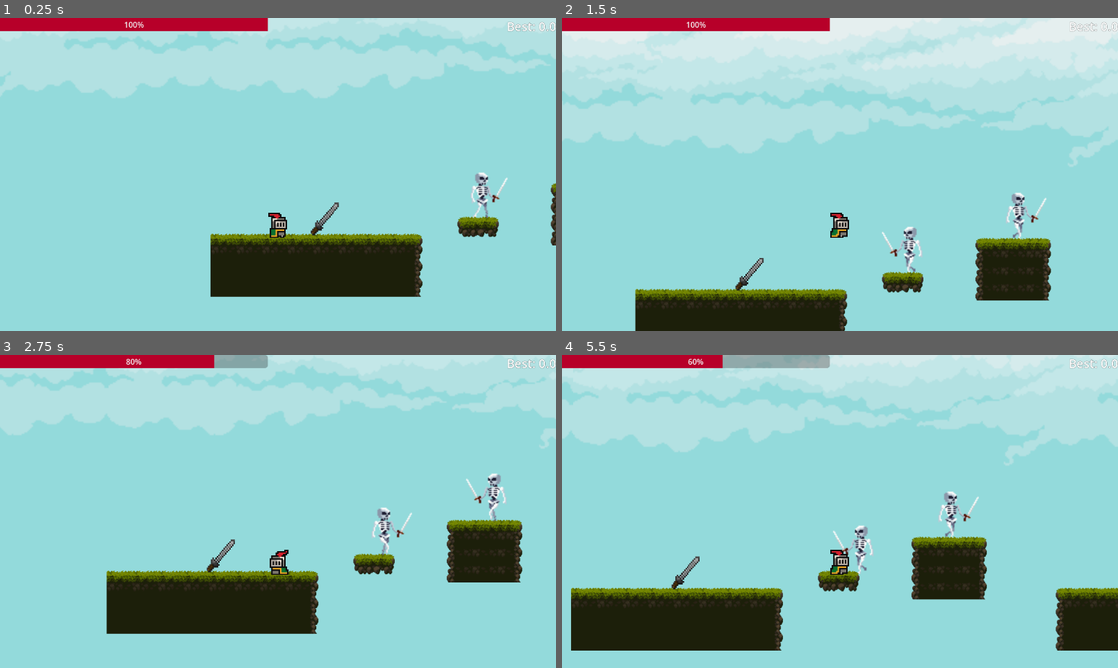
Above: before the commit, frames 1-4 (two rows, left to right).
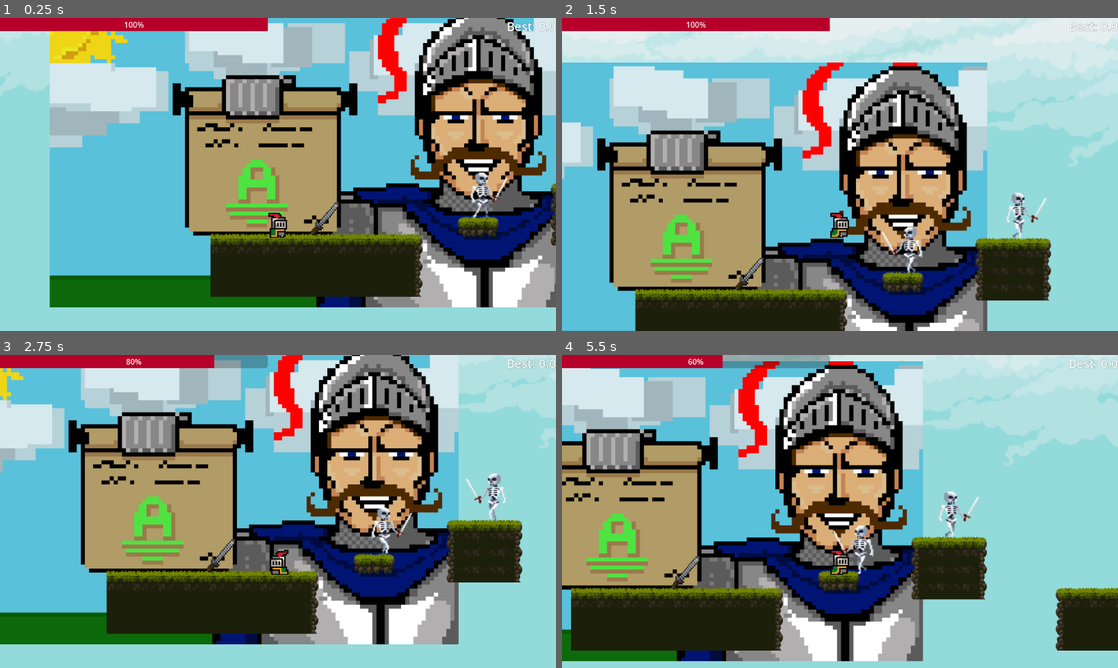
Above: after the commit, the same moments.

Repository: evanta/2D_Game_Design
Game: Godot game, scene res://Levels/SwordLevels/SwordLevel2.tscn
Two runs of this game, one before a commit and one after it. Both use one fixed random seed, a clock stepped at 60 frames per second and the inputs below. This scene is started directly instead of the project's main scene.
Inputs:
- Up to frame 1 (0.25 s): no input
- Up to frame 2 (1.5 s): tap Enter (attack) at 0.5 s; hold Enter (attack) 0.53-1.28 s; hold D (moveRight) from 0.53 s (still down); tap W (jump) at 0.77 s; tap E (interact) at 1.35 s
- Up to frame 3 (2.75 s): tap W (jump) at 1.52 s; release D (moveRight) at 2.03 s; hold A (moveLeft) from 2.03 s (still down); hold Enter (attack) from 2.03 s (still down)
- Up to frame 4 (5.5 s): release A (moveLeft) at 2.78 s; release Enter (attack) at 2.78 s; hold D (moveRight) 2.78-4.28 s; tap E (interact) at 2.85, 4.35 s; tap W (jump) at 3.02, 3.77, 4.52 s; hold Enter (attack) 3.53-4.28 s; hold A (moveLeft) 4.28-5.03 s; hold D (moveRight) from 5.03 s (still down); hold Enter (attack) from 5.03 s (still down)

The runs differ from the first frame. In frame 1, 72% of the frame differs, in the area x 8-100%, y 0-93%; in frame 2, 57%; in frame 3, 64%; in frame 4, 51%.

Commit message:
Replaced the previous grade screens with better png's
the previous ones were too small and became blurry when put into a scene

Diff:
--- a/2dGameDesignProject/Levels/SwordLevels/SwordLevel2.tscn
+++ b/2dGameDesignProject/Levels/SwordLevels/SwordLevel2.tscn
@@ -1,6 +1,7 @@
 [gd_scene format=4 uid="uid://5jgr42dha4nl"]
 
 [ext_resource type="Texture2D" uid="uid://vf8nfm2nxewd" path="res://Assets/Legacy-Fantasy - High Forest 2.3/Background/Background.png" id="1_5owkm"]
+[ext_resource type="Texture2D" uid="uid://bcfkkqejw0loi" path="res://Assets/Grade Screens/GradeA.png" id="2_fosa6"]
 [ext_resource type="PackedScene" uid="uid://ka36vvotev3b" path="res://Enemies/skeleton_enemy.tscn" id="2_wx02h"]
 [ext_resource type="Texture2D" uid="uid://b2uaxiig5taa8" path="res://Assets/Legacy-Fantasy - High Forest 2.3/Assets/Tiles.png" id="3_mc7wk"]
 [ext_resource type="Script" uid="uid://be4nl2ofjxkub" path="res://Levels/LevelResources/catch_fall.gd" id="4_af3re"]
@@ -584,6 +585,11 @@
 scale = Vector2(34.961666, 8.460439)
 texture = ExtResource("1_5owkm")
 
+[node name="GradeA" type="Sprite2D" parent="Background" unique_id=1462507591]
+position = Vector2(180, 378.00006)
+scale = Vector2(0.50103736, 0.4887446)
+texture = ExtResource("2_fosa6")
+
 [node name="ENEMIES" type="Node2D" parent="." unique_id=1888518329]
 
 [node name="Skeleton" parent="ENEMIES" unique_id=1046337729 instance=ExtResource("2_wx02h")]
Binary file added: 2dGameDesignProject/Assets/Grade Screens/GradeA.png
Not shown, added: 2dGameDesignProject/Assets/Grade Screens/GradeA.png.import
Binary file removed: 2dGameDesignProject/Assets/Grade Screens/GradeA_Screen.png
Binary file added: 2dGameDesignProject/Assets/Grade Screens/GradeB.png
Not shown, changed: 2dGameDesignProject/Assets/Grade Screens/GradeB.png.import
Binary file removed: 2dGameDesignProject/Assets/Grade Screens/GradeB_Screen.png
Binary file added: 2dGameDesignProject/Assets/Grade Screens/GradeC.png
Not shown, changed: 2dGameDesignProject/Assets/Grade Screens/GradeC.png.import
Binary file removed: 2dGameDesignProject/Assets/Grade Screens/GradeC_Screen.png
Binary file added: 2dGameDesignProject/Assets/Grade Screens/GradeD.png
Not shown, changed: 2dGameDesignProject/Assets/Grade Screens/GradeD.png.import
Binary file removed: 2dGameDesignProject/Assets/Grade Screens/GradeD_Screen.png
(and 3 more such lines)
